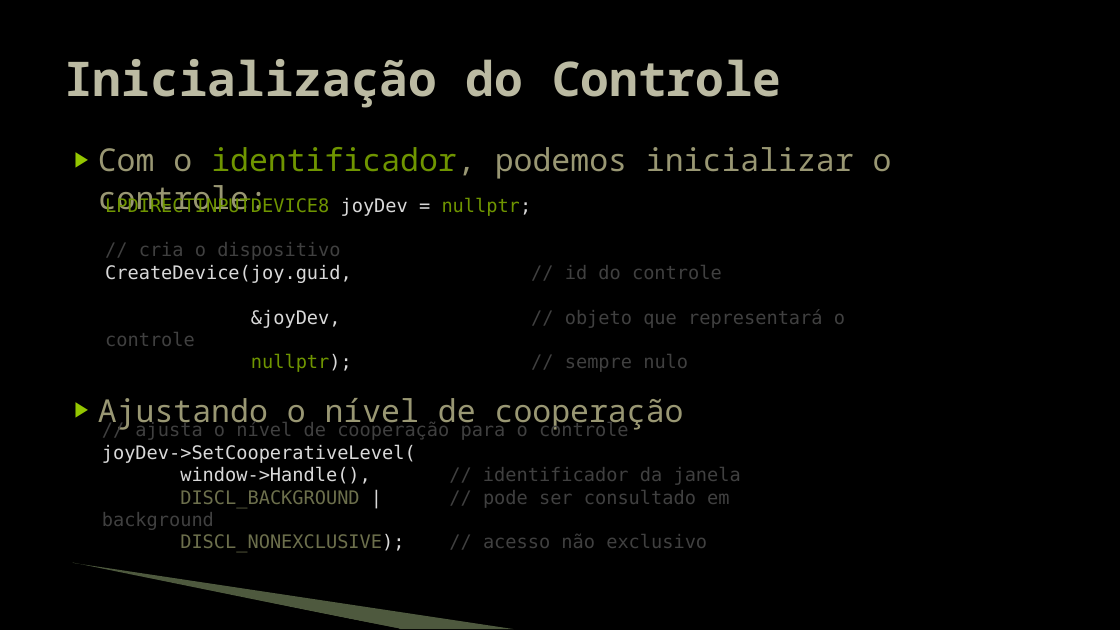
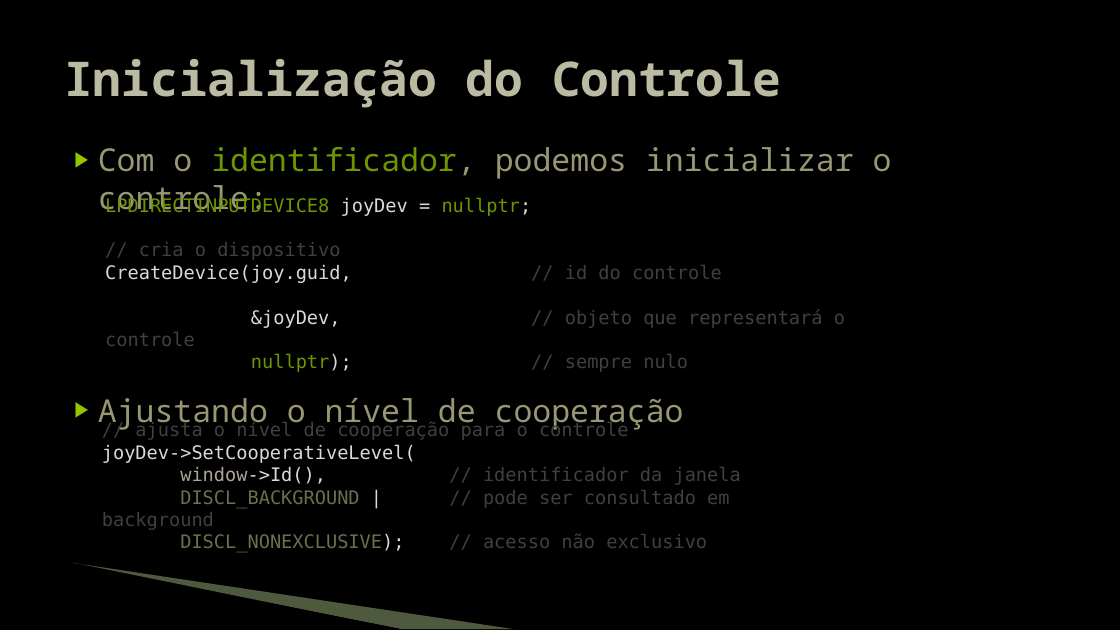
Before and after one commit to JudsonSS/Jogos, a slide deck: slide 18 of Slides/19. Controlador de Jogo.pptx (slide 17 before the commit). Drawn at 1120x630 pixels with LibreOffice and Linux fonts; fonts in the diff are those of the drawing; background and template pictures are left out. Boxes give left, top, right and bottom in pixels: in the first picture for what was removed or moved away, otherwise in the second. Text is boxed around its words. In the diff, an @@ line names an element or a change of style, - is before the commit and + after.

```diff
--- a/Slides/19. Controlador de Jogo.pptx
+++ b/Slides/19. Controlador de Jogo.pptx
@@ text at (180,467,741,485): text changed @@
-window->Handle(), // identificador da janela
+window->Id(), // identificador da janela
```
Also in this commit, not shown: 7 other slides changed, 1 slide added.
